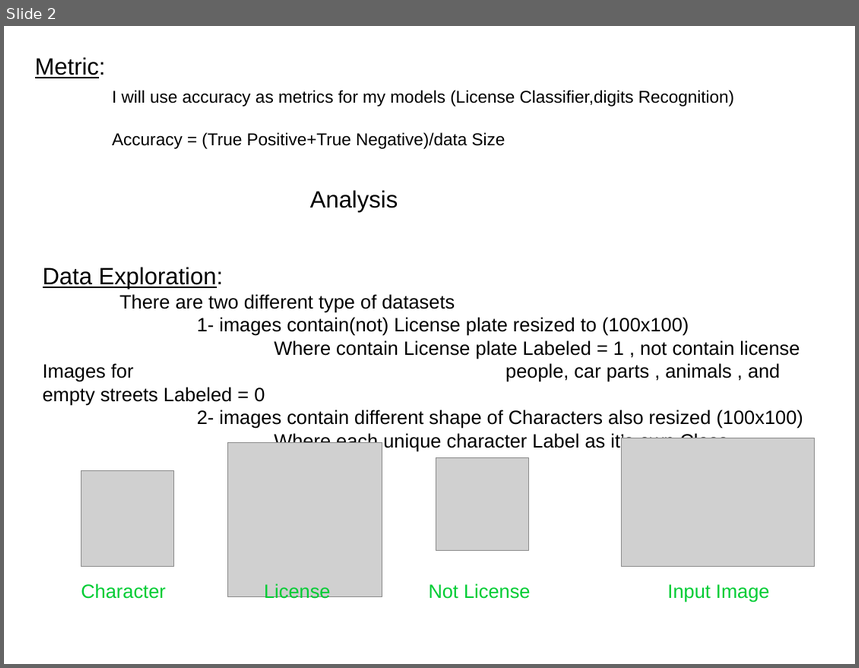
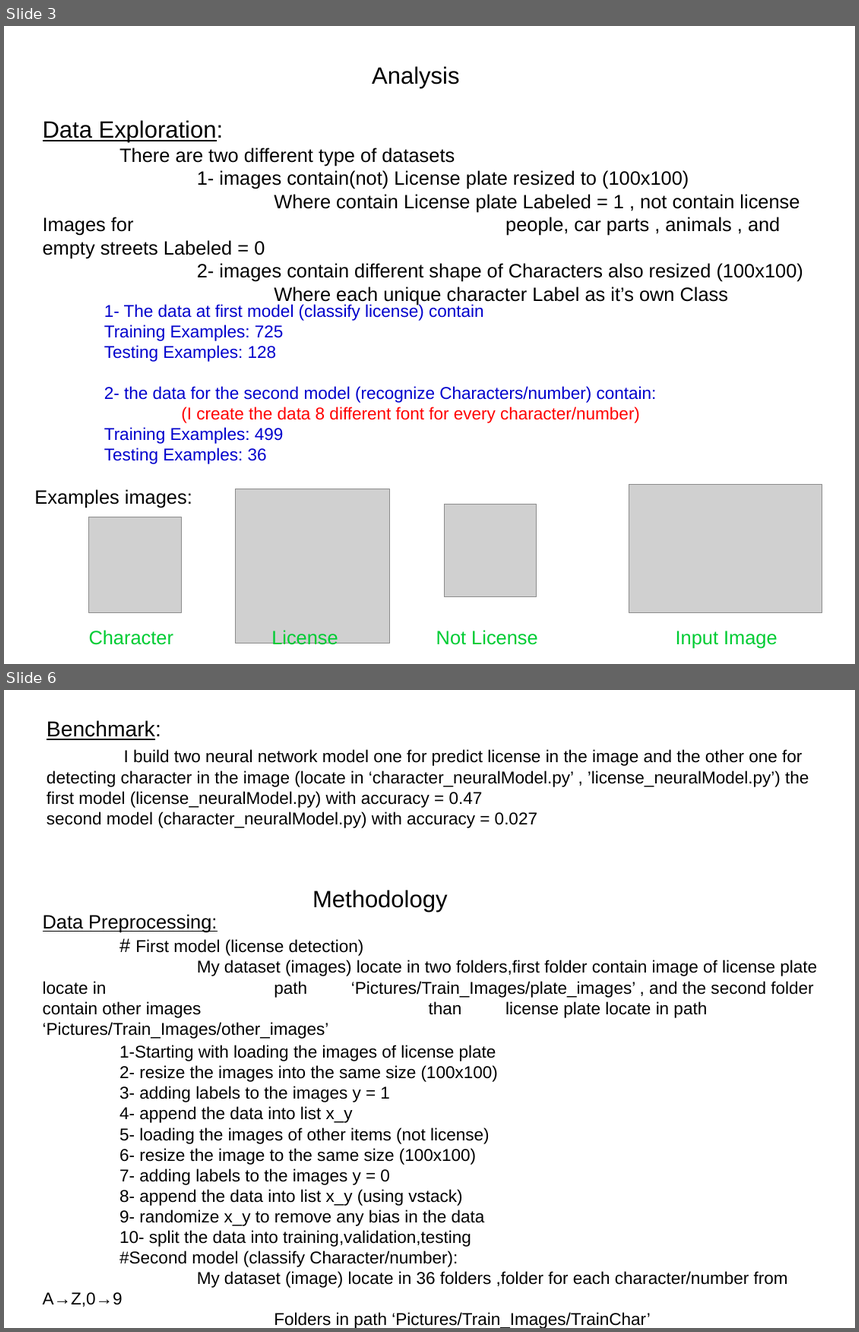
Before and after one commit to Gelboo/finalProject-LicencePlate-, a slide deck: project report.odp. Shown one above the other, each under a label of ours: slide 2 before the commit, slides 3 and 6 after it; the slides between them are not shown. The pictures are 859x668 and 859x1332 pixels, drawn with LibreOffice and Linux fonts; fonts in the diff are those of the drawing; grey boxes stand for pictures. Boxes give left, top, right and bottom in pixels: in the first picture for what was removed or moved away, otherwise in the second. Text is boxed around its words. In the diff, an @@ line names an element or a change of style, - is before the commit and + after.

```diff
--- a/project report.odp
+++ b/project report.odp
@@ slide 6 added at box(4, 690, 855, 1328), background #FFFFFF @@
@@ title added at box(47, 720, 809, 828), 16 pt, text #000000 @@
+Benchmark:
+I build two neural network model one for predict license in the image and the other one for detecting character in the image (locate in ‘character_neuralModel.py’ , ’license_neuralModel.py’) the first model (license_neuralModel.py) with accuracy = 0.47
+second model (character_neuralModel.py) with accuracy = 0.027
@@ text added at box(313, 890, 447, 913), 22 pt, text #000000 @@
+Methodology
@@ text added at box(43, 914, 817, 1328), 16 pt, text #000000 @@
+Data Preprocessing:
+# First model (license detection)
+My dataset (images) locate in two folders,first folder contain image of license plate locate in path ‘Pictures/Train_Images/plate_images’ , and the second folder contain other images than license plate locate in path ‘Pictures/Train_Images/other_images’
+1-Starting with loading the images of license plate
+2- resize the images into the same size (100x100)
+3- adding labels to the images y = 1
+4- append the data into list x_y
+5- loading the images of other items (not license)
+6- resize the image to the same size (100x100)
+7- adding labels to the images y = 0
+8- append the data into list x_y (using vstack)
+9- randomize x_y to remove any bias in the data
+10- split the data into training,validation,testing
+#Second model (classify Character/number):
+My dataset (image) locate in 36 folders ,folder for each character/number from A→Z,0→9
+Folders in path ‘Pictures/Train_Images/TrainChar’
+1- initialize letters_list with all class name (example:’A’,’B’,’C’,…)
+2- loop over each element in the list add all the image in the path ‘Pictures/Train_Images/TrainChar/’+letters_list[i] (using glob to insert all files in directory)
@@ what was slide 2 is now slide 3 @@
@@ slide 3 changed as well @@
@@ title removed at box(35, 57, 734, 149) @@
-Metric:
-I will use accuracy as metrics for my models (License Classifier,digits Recognition)
-Accuracy = (True Positive+True Negative)/data Size
@@ text "Analysis": place and size @@
-text "Analysis" at box(310, 190, 398, 212)
+text "Analysis" at box(372, 66, 459, 89)
@@ text "Data Exploration:": place and size @@
-text "Data Exploration:" at box(43, 267, 804, 452)
+text "Data Exploration:" at box(43, 120, 804, 305)
@@ text added at box(104, 303, 657, 465), 16 pt, text #0000CC @@
+1- The data at first model (classify license) contain
+Training Examples: 725
+Testing Examples: 128
+2- the data for the second model (recognize Characters/number) contain:
+(I create the data 8 different font for every character/number)
+Training Examples: 499
+Testing Examples: 36
@@ text added at box(34, 490, 192, 509), 18 pt, text #000000 @@
+Examples images:
@@ 4 pictures, 4 texts: place and size @@
-4 pictures, 4 texts at box(81, 439, 815, 603)
+4 pictures, 4 texts at box(89, 485, 823, 649)
```
Also in this commit, not shown: 2 other slides changed, 9 other slides added, 4 slides removed, 10 other files.
